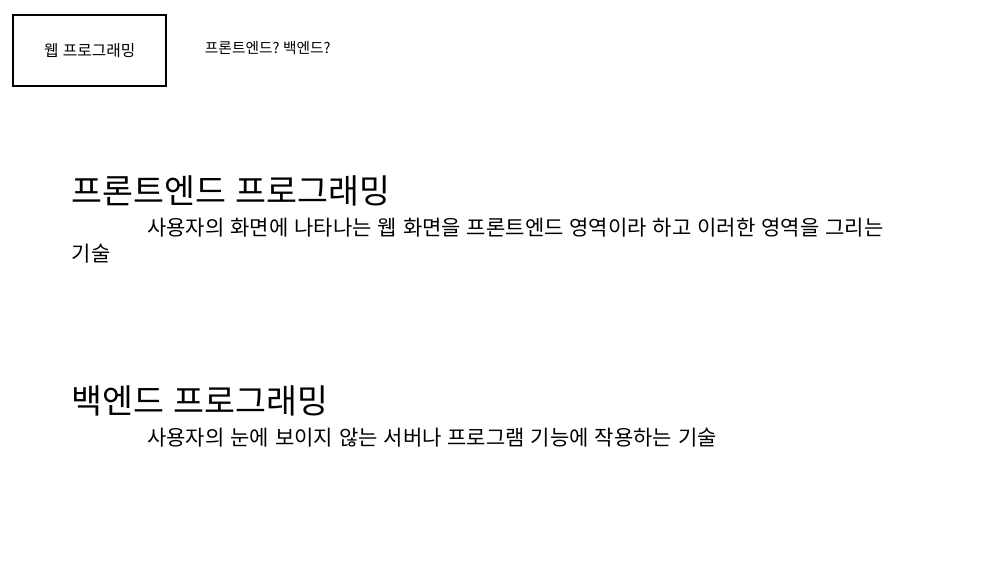
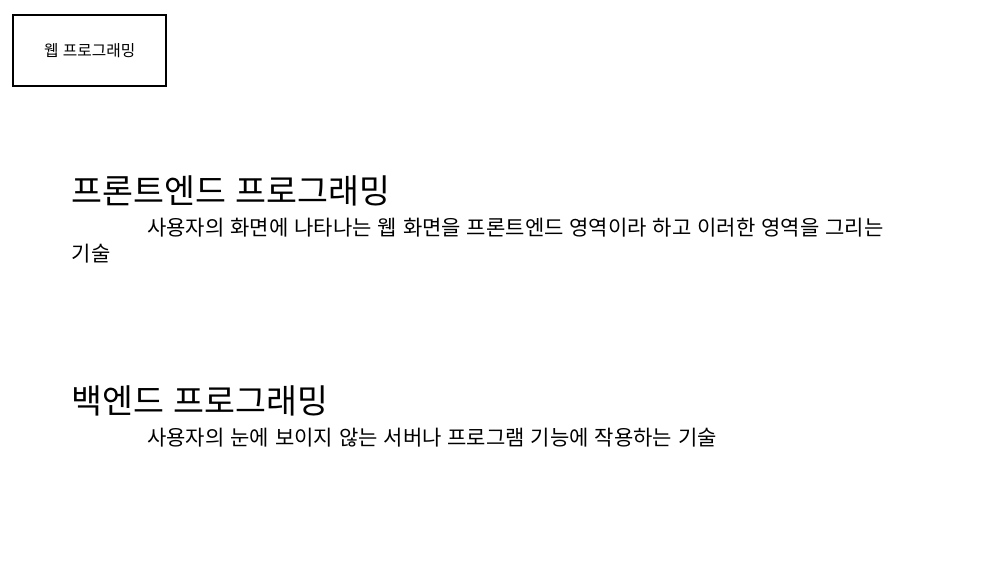
Before and after one commit to gunwoongPark/Seminar, a slide deck: slide 4 of 2020_11_11/세미나1.pptx. Drawn at 1008x567 pixels with LibreOffice and Linux fonts; fonts in the diff are those of the drawing. Boxes give left, top, right and bottom in pixels: in the first picture for what was removed or moved away, otherwise in the second. Text is boxed around its words. In the diff, an @@ line names an element or a change of style, - is before the commit and + after.

```diff
--- a/2020_11_11/세미나1.pptx
+++ b/2020_11_11/세미나1.pptx
@@ text removed at bbox=[205, 41, 331, 54] @@
-프론트엔드? 백엔드?
```
Also in this commit, not shown: 10 other slides changed, 2 slides added.
